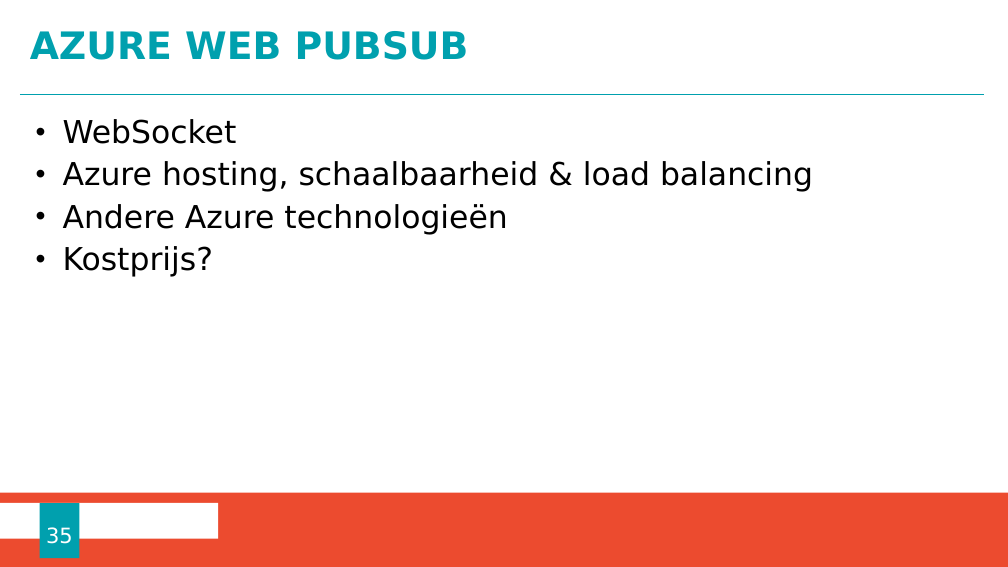
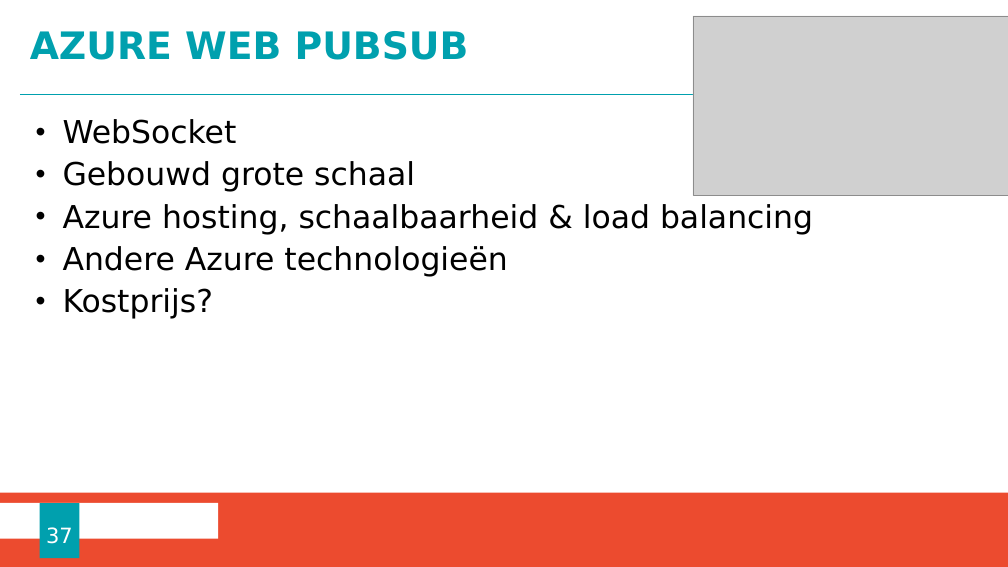
Before and after one commit to ChristopheM98/SignalR_Webapp, a slide deck: slide 37 of Presentatie SignalR.pptx (slide 35 before the commit). Drawn at 1008x567 pixels with LibreOffice and Linux fonts; fonts in the diff are those of the drawing; grey boxes stand for pictures; background and template pictures are left out. Boxes give left, top, right and bottom in pixels: in the first picture for what was removed or moved away, otherwise in the second. Text is boxed around its words. In the diff, an @@ line names an element or a change of style, - is before the commit and + after.

```diff
--- a/Presentatie SignalR.pptx
+++ b/Presentatie SignalR.pptx
@@ picture added at (693,16,1008,195) @@
@@ text at (63,161,415,192): paragraph added @@
+• Gebouwd grote schaal
@@ page number at (46,527,73,544): text changed @@
-35
+37
```
Also in this commit, not shown: 4 other slides changed, 2 slides added, 1 other file.
